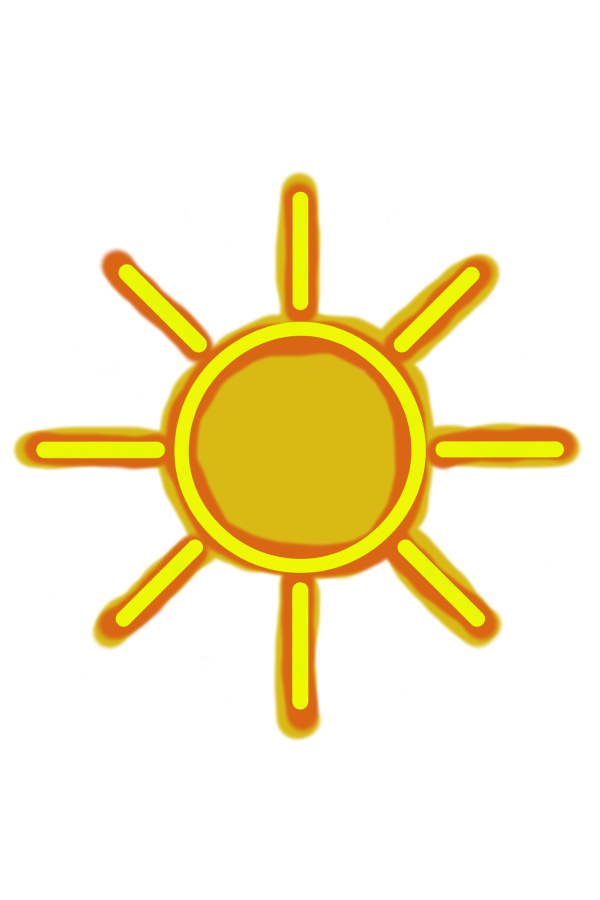
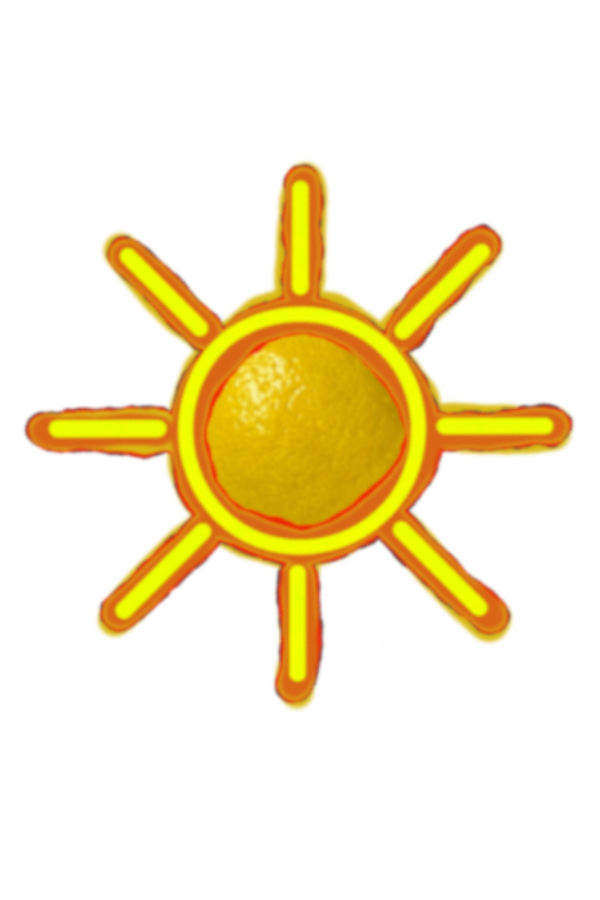
Comparing the layer stacks of the two 600px x 900px images. Changes:
added layer "sun copy" above "ChatGPT sun copy" over (x1=21, y1=158, x2=577, y2=742)
hid "ChatGPT sun copy" over (x1=35, y1=190, x2=565, y2=711)
hid "ChatGPT sun" over (x1=35, y1=190, x2=565, y2=711)
hid "details" over (x1=19, y1=177, x2=580, y2=736)
hid "stalk" over (x1=11, y1=169, x2=584, y2=742)
